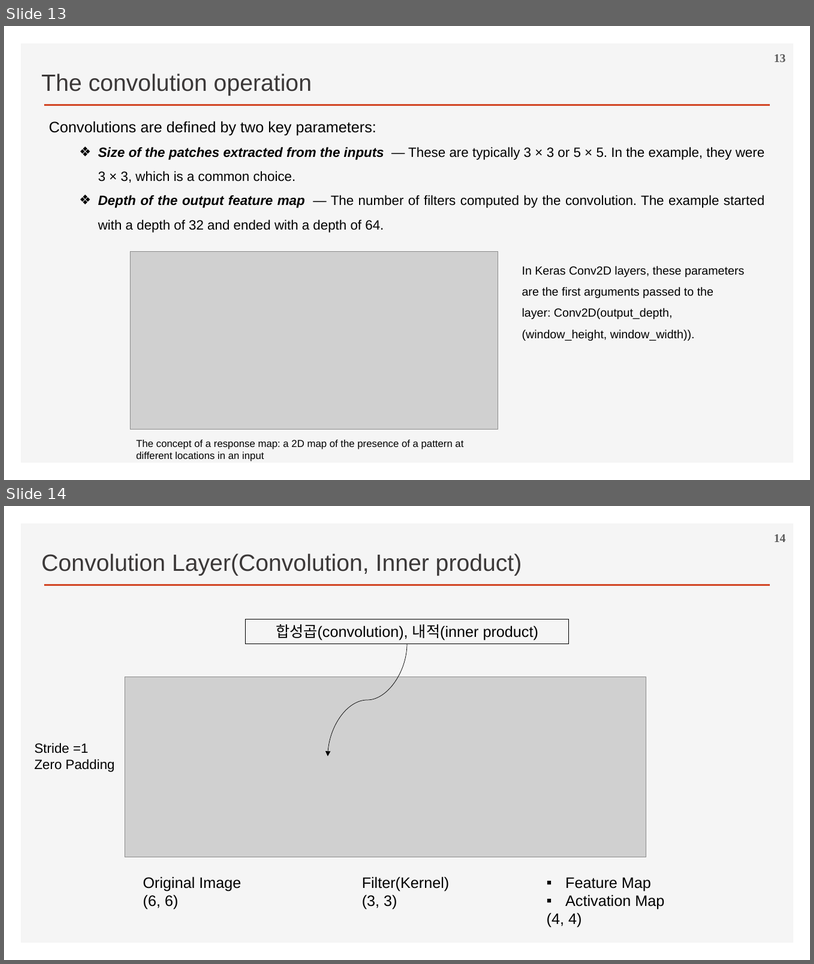
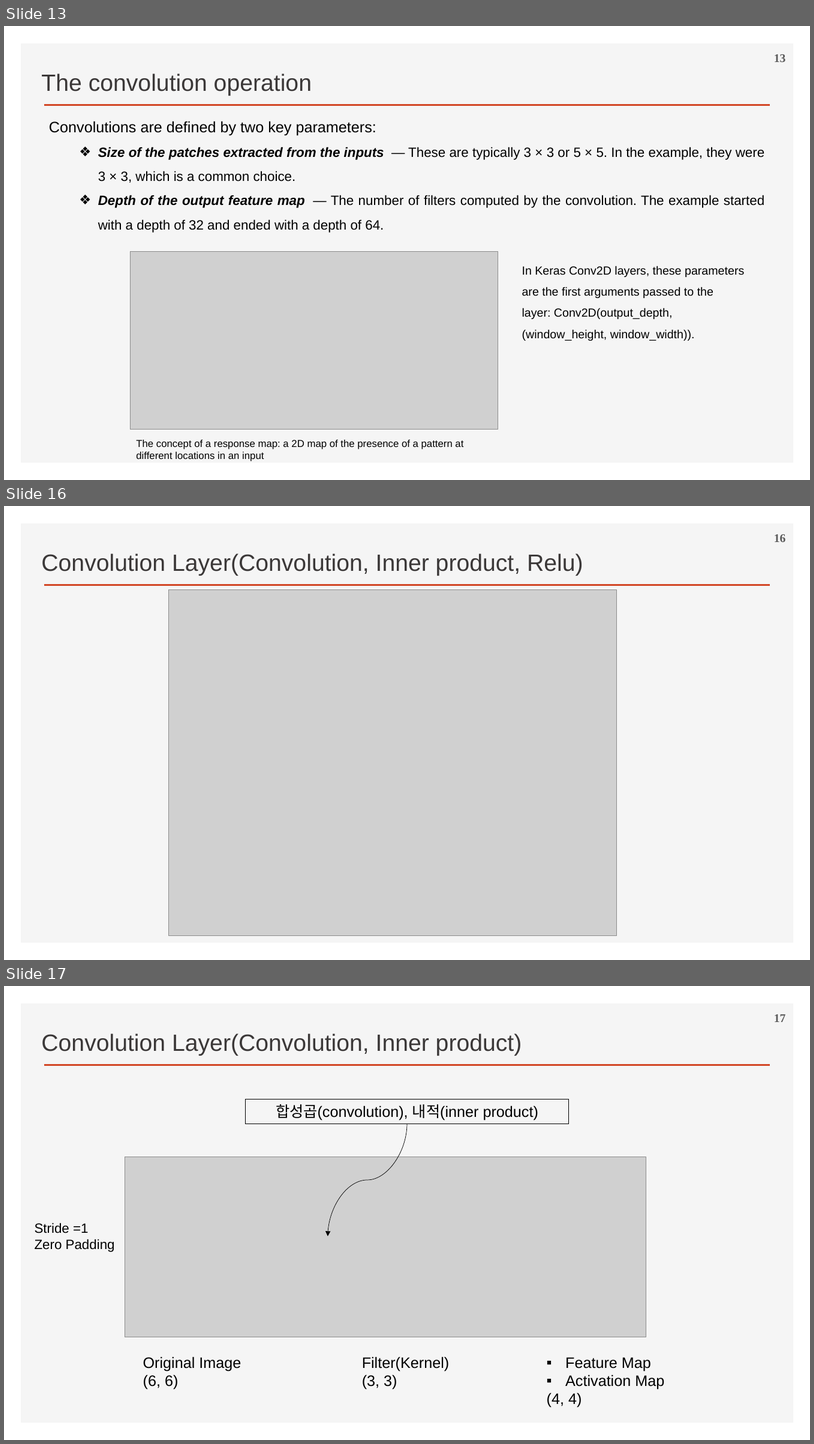
Before and after one commit to ancestor9/2026_Fall_Deep-Learning-with-Python, a slide deck: Chapter 08 Image Classification.pptx. Shown one above the other, each under a label of ours: slides 13 and 14 before the commit, slides 13, 16 and 17 after it; the slides between them are not shown. The pictures are 814x964 and 814x1444 pixels, drawn with LibreOffice and Linux fonts; fonts in the diff are those of the drawing; grey boxes stand for pictures; background and template pictures are left out. Boxes give left, top, right and bottom in pixels: in the first picture for what was removed or moved away, otherwise in the second. Text is boxed around its words. In the diff, an @@ line names an element or a change of style, - is before the commit and + after.

```diff
--- a/Chapter 08 Image Classification.pptx
+++ b/Chapter 08 Image Classification.pptx
@@ slide 16 added at <box>4,506,810,960</box>, background #FFFFFF; not listed: 2 template elements that a slide beside it also shows @@
@@ page number added at <box>774,534,786,542</box>, 14 pt, text #595959, bold @@
+16
@@ text added at <box>41,553,584,576</box>, 28 pt, text #3B3838 @@
+Convolution Layer(Convolution, Inner product, Relu)
@@ picture added at <box>168,590,617,936</box> @@
@@ what was slide 14 is now slide 17 @@
@@ page number at <box>774,1014,786,1022</box>: text changed @@
-14
+17
```
Also in this commit, not shown: 11 other slides added, 1 other file.
